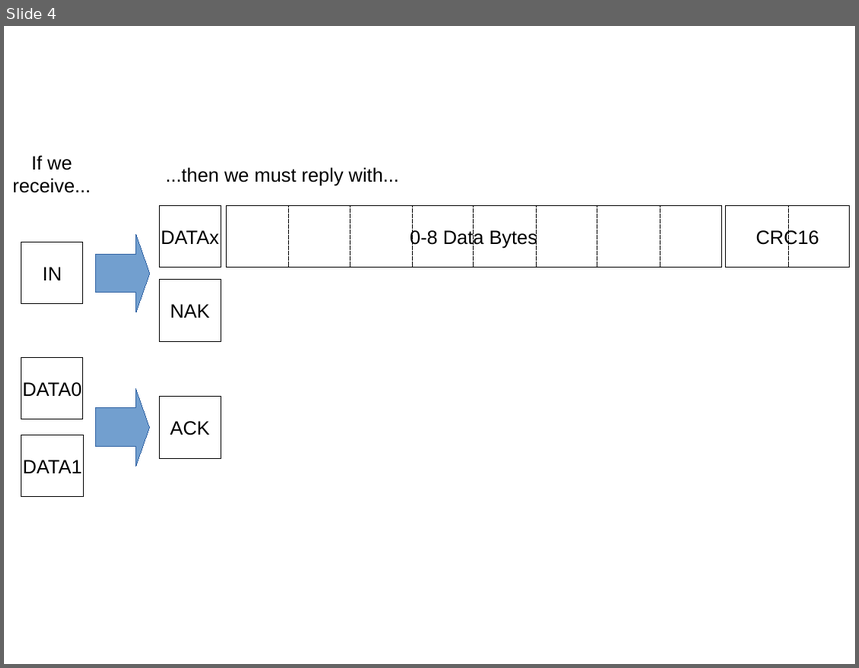
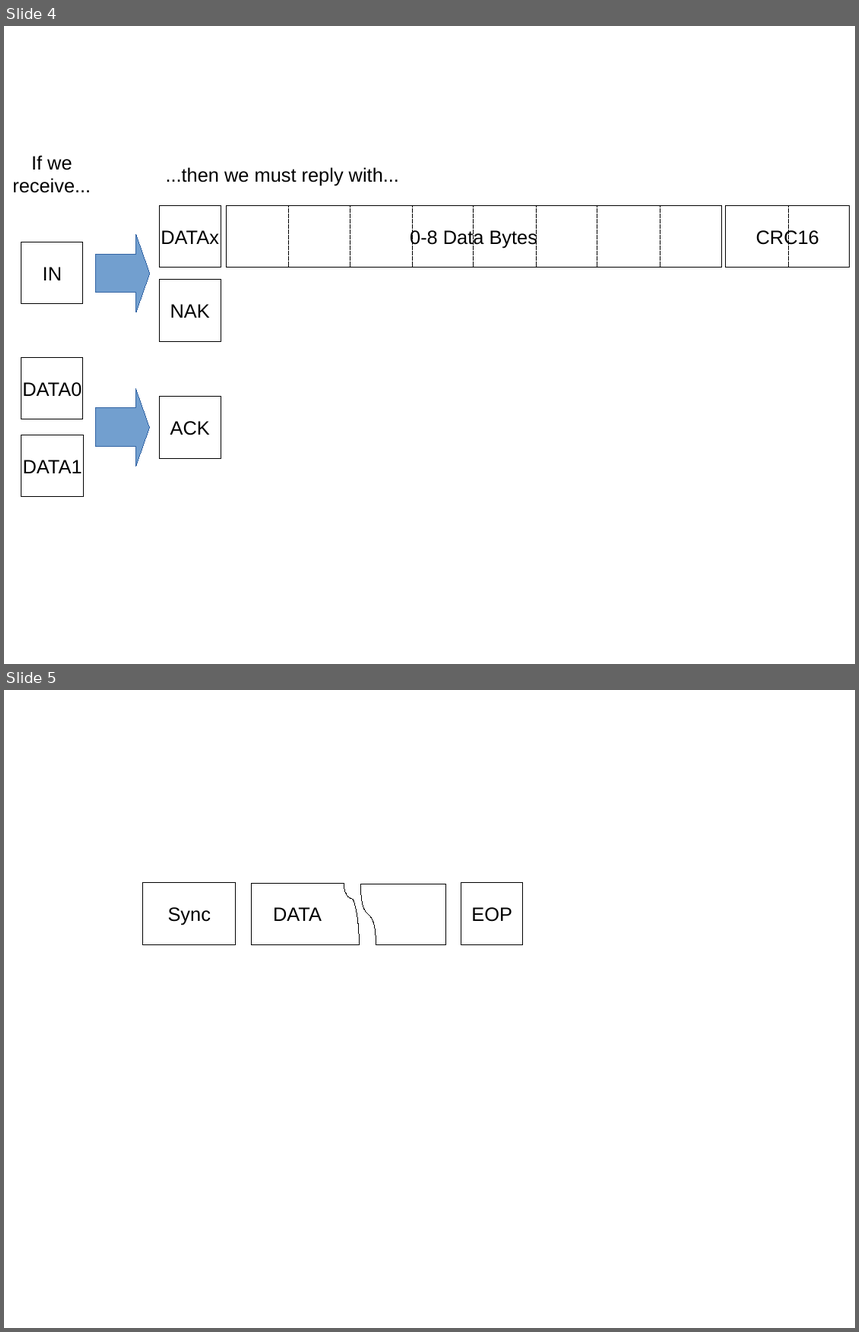
Before and after one commit to xobs/grainuum-33c3, a slide deck: diagrams.odp. Shown one above the other, each under a label of ours: slide 4 before the commit, slides 4 and 5 after it. The pictures are 859x668 and 859x1332 pixels, drawn with LibreOffice and Linux fonts; fonts in the diff are those of the drawing. Boxes give left, top, right and bottom in pixels: in the first picture for what was removed or moved away, otherwise in the second. Text is boxed around its words. In the diff, an @@ line names an element or a change of style, - is before the commit and + after.

```diff
--- a/diagrams.odp
+++ b/diagrams.odp
@@ slide 5 added at [4,690,855,1328], background #FFFFFF @@
@@ rectangle added at [143,883,236,945], fill #FFFFFF, outline #000000 0 pt, 18 pt, text #000000 @@
+Sync
@@ line added from (344, 883) to (251, 883), #000000 0 pt @@
@@ line added from (251, 945) to (251, 883), #000000 0 pt @@
@@ curved line added from (344, 883) to (360, 945), #000000 0 pt @@
@@ line added from (446, 884) to (361, 884), #000000 0 pt @@
@@ freeform shape added at [361,884,376,945], outline #000000 0 pt @@
@@ line added from (446, 945) to (446, 884), #000000 0 pt @@
@@ rectangle added at [462,883,523,945], fill #FFFFFF, outline #000000 0 pt, 18 pt, text #000000 @@
+EOP
@@ text added at [273,907,322,921], 18 pt, text #000000 @@
+DATA
@@ line added from (360, 945) to (251, 945), #000000 0 pt @@
@@ line added from (446, 945) to (376, 945), #000000 0 pt @@
```
Also in this commit, not shown: 1 other slide added, 2 slides removed, 6 other files.
